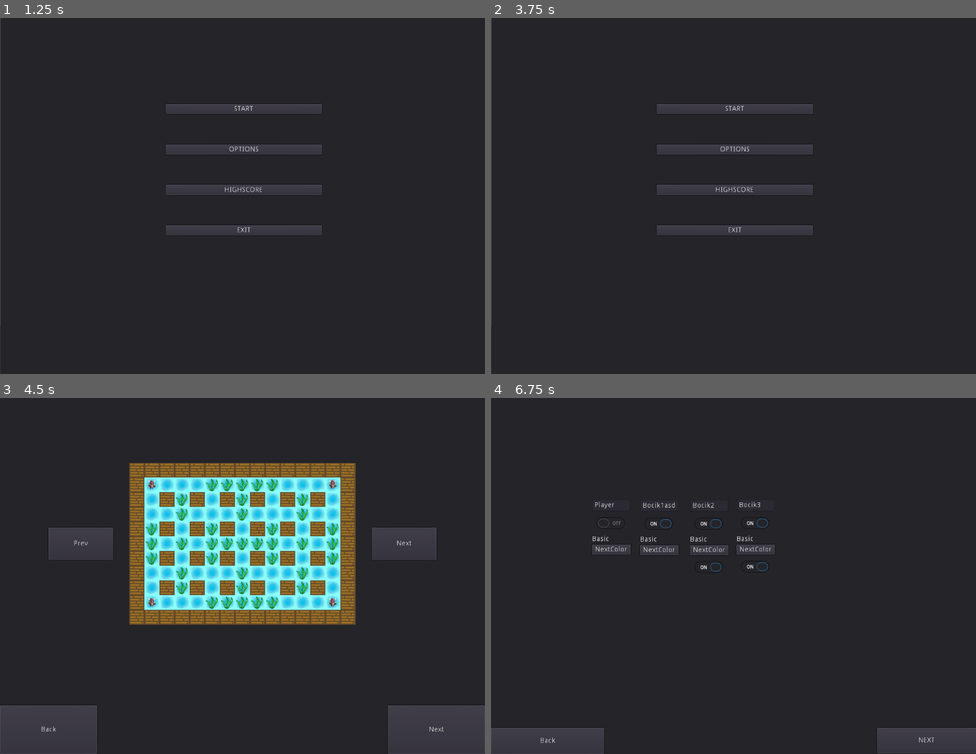
Above: before the commit, frames 1-4 (two rows, left to right).
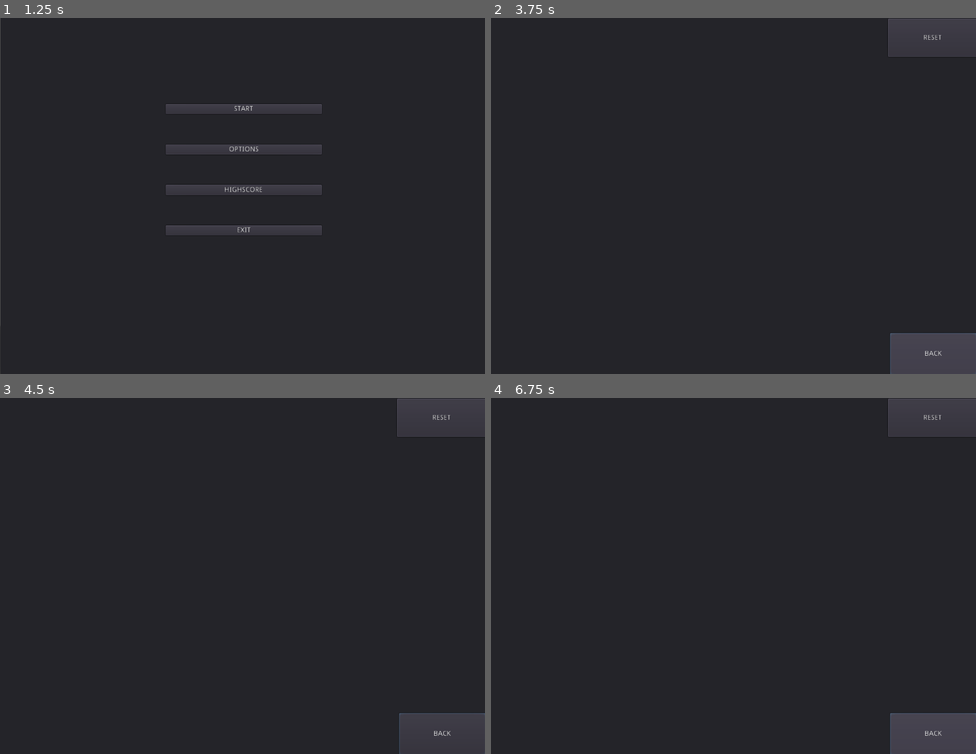
Above: after the commit, the same moments.

Repository: DominikWolek/bomber-game
Game: Godot game, scene res://GUI/MainMenuScene.tscn
Two runs of this game, one before a commit and one after it. Both use one fixed random seed, a clock stepped at 60 frames per second and the inputs below.
Inputs (mouse positions are in pixels of both pictures, inside the frame that each line leads up to):
- Up to frame 1 (1.25 s): click "Back" at 0.5 s
- Up to frame 2 (3.75 s): click "HIGHSCORE" at 1.25 s; click "Back" at 2 s; click "RESET" at 2.75 s; click "BACK" at 3.5 s
- Up to frame 3 (4.5 s): click (242, 490) at 4.25 s, where only the run before the commit has a clickable "START"
- Up to frame 4 (6.75 s): click "Back" at 5 s; click (733, 490) at 5.75 s, where only the run before the commit has a clickable "START"; click (927, 729) at 6.5 s, where only the run before the commit has a clickable "Next"

Frame 1 is identical in both runs. In frame 2, 5.7% of the frame differs, in the area x 0-100%, y 0-100%; in frame 3, 26%; in frame 4, 4.3%.

Commit message:
some refractoring
jak po mergu projekt sobie głupiego ryja nie rozwali to robie pielgrzymkie do zielonej góry

Diff:
--- a/Bomberman/Board/Board.gd
+++ b/Bomberman/Board/Board.gd
@@ -262,7 +262,7 @@
 	if(scores_arr[0].score != scores_arr[1].score): #if two players have the same score
 	#we don't save it
 		end_message = "Congratulations " + player_names[scores_arr[0].nickname] + "!\r\nYou've scored "+str(scores_arr[0].score) + " points, "
-		if(Highscore.tryToAdd(player_names[scores_arr[0].nickname], scores_arr[0].score)):
+		if(Highscore.try_to_add(player_names[scores_arr[0].nickname], scores_arr[0].score)):
 			end_message += "and you've managed to get into the highscore list!"
 		else:
 			end_message += "but you didn't make it into the highscore list!"
--- a/Bomberman/Board/KinematicBody2D.gd
+++ /dev/null
@@ -1,31 +0,0 @@
-extends KinematicBody2D
-
-export (int) var speed = 200
-
-var velocity = Vector2()
-func get_input():
-    velocity = Vector2()
-    if Input.is_action_pressed("ui_right"):
-        velocity.x += 1
-    if Input.is_action_pressed("ui_left"):
-        velocity.x -= 1
-    if Input.is_action_pressed("ui_down"):
-        velocity.y += 1
-    if Input.is_action_pressed("ui_up"):
-        velocity.y -= 1
-    velocity = velocity.normalized() * speed
-
-var danger_list = Array()
-
-func _ready():
-	get_parent().connect("explosion", self, "_on_Bomb_explosion", danger_list)
-
-func _on_Bomb_explosion(danger_list):
-	for i in danger_list:
-		print(i)
-
-func _physics_process(delta):
-	get_input()
-	move_and_slide(velocity)
-	if(Input.is_action_just_pressed("ui_select")):
-		get_parent().place_bomb(position, "test",2)
--- a/Bomberman/Bot/Bot.gd
+++ b/Bomberman/Bot/Bot.gd
@@ -89,7 +89,7 @@
 
 func winner():
 	if(!dead):
-		Highscore.tryToAdd(Name, score)
+		Highscore.try_to_add(Name, score)
 
 func _on_Bomb_explosion(danger_list, player):
 	for i in danger_list:
--- a/Bomberman/GUI/HighscoreScene.tscn
+++ b/Bomberman/GUI/HighscoreScene.tscn
@@ -1,7 +1,7 @@
 [gd_scene load_steps=4 format=2]
 
 [ext_resource path="res://GUI/ResetButton.gd" type="Script" id=1]
-[ext_resource path="res://GUI/BackButton.gd" type="Script" id=2]
+[ext_resource path="res://GUI/SoundsBackButton.gd" type="Script" id=2]
 [ext_resource path="res://GUI/RichTextLabel.gd" type="Script" id=3]
 
 [node name="Node2D" type="Node2D"]
@@ -18,7 +18,7 @@
 text = "RESET"
 script = ExtResource( 1 )
 
-[node name="BackButton" type="Button" parent="Panel"]
+[node name="SoundsBackButton" type="Button" parent="Panel"]
 margin_left = 789.93
 margin_top = 623.358
 margin_right = 960.93
@@ -34,4 +34,4 @@
 script = ExtResource( 3 )
 
 [connection signal="pressed" from="Panel/ResetButton" to="Panel/ResetButton" method="_on_ResetButton_pressed"]
-[connection signal="pressed" from="Panel/BackButton" to="Panel/BackButton" method="_on_BackButton_pressed"]
+[connection signal="pressed" from="Panel/SoundsBackButton" to="Panel/SoundsBackButton" method="_on_BackButton_pressed"]
--- a/Bomberman/GUI/RichTextLabel.gd
+++ b/Bomberman/GUI/RichTextLabel.gd
@@ -4,8 +4,8 @@
 # var a = 2
 # var b = "text"
 func reload():
-	clear()
-	var scores = Highscore.GetList()
+	text = ""
+	var scores = Highscore.get_list()
 	for i in scores:
 		add_text(i.nickname + " - " + str(i.score) )
 		newline()
--- /dev/null
+++ b/Bomberman/GUI/SoundBackButton.gd
@@ -0,0 +1,12 @@
+extends Button
+
+func _ready():
+	pass
+
+func _on_BackButton_pressed():
+	get_parent().get_node("Scores").reload()
+	var error = get_tree().change_scene( "res://GUI/MainMenuScene.tscn");
+	if error == OK:
+		pass
+	else:
+		print(error)
--- a/Bomberman/Sounds/Sounds.gd
+++ b/Bomberman/GUI/SoundsBackButton.gd
@@ -1,4 +1,4 @@
-extends Node2D
+extends Button
 
 # Declare member variables here. Examples:
 # var a = 2
@@ -6,7 +6,7 @@
 
 # Called when the node enters the scene tree for the first time.
 func _ready():
-	pass
+	pass # Replace with function body.
 
 # Called every frame. 'delta' is the elapsed time since the previous frame.
 #func _process(delta):
--- a/Bomberman/Highscore/Highscore.gd
+++ b/Bomberman/Highscore/Highscore.gd
@@ -2,64 +2,67 @@
 
 var file_name = "res://high.score"
 export var max_size = 10
-var table = []
-var _ScorePair = load("res://Highscore/ScorePair.gd")
+var _score_pair = load("res://Highscore/ScorePair.gd")
 
-func GetList():
-	var HighFile = File.new()
-	HighFile.open(file_name, File.READ)
-	var scorePair
-	table = []
+func get_list():
+	var table = []
+	var high_score_file = File.new()
+	high_score_file.open(file_name, File.READ)
+	var score_pair
+	#table = []
 
-	if(HighFile.get_len() > 0):
-		var size = int(HighFile.get_line())
+	if(high_score_file.get_len() > 0):
+		var size = int(high_score_file.get_line())
 		for i in size:
-			scorePair = _ScorePair.new()
-			scorePair.nickname = HighFile.get_line()
-			scorePair.score = int(HighFile.get_line())
-			table.append(scorePair)
+			score_pair = _score_pair.new()
+			score_pair.nickname = high_score_file.get_line()
+			score_pair.score = int(high_score_file.get_line())
+			table.append(score_pair)
 
-	else:
-		scorePair = _ScorePair.new()
-		scorePair.nickname = "_"
-		scorePair.score = 0
-		table = []
-		table.append(scorePair)
-
-	HighFile.close()
+	high_score_file.close()
 	return table
 
-func tryToAdd(nickname, score):
-	var HighFile = File.new()
-	table = GetList()
+func try_to_add(nickname, score):
+	var high_score_file = File.new()
+	var table = get_list()
+	var score_pair = _score_pair.new()
+	score_pair.nickname = nickname
+	score_pair.score = score
+	if(table.size() == 0):
+		table.push_back(score_pair)
+		high_score_file.open(file_name, File.WRITE)
+		high_score_file.store_line(str(table.size()) + "\r")
+		high_score_file.store_line(table[0].nickname + "\r")
+		high_score_file.store_line(str(table[0].score)+ "\r")
+		high_score_file.close()
+		return true
 
-	if(score > table.back().score):
+
+	if((score > table.back().score) or (table.size() < max_size)):
 		#if the score is bigger than the last score on the list,
 		#then we add it to the list
-		var scorePair = _ScorePair.new()
-		scorePair.nickname = nickname
-		scorePair.score = score
+
 		if(table.size() >= max_size):
 			#there can by only a certain number of scores
 			table.pop_back()
-		table.push_back(scorePair)
-		table.sort_custom(scorePair, "sort")
+		table.push_back(score_pair)
+		table.sort_custom(score_pair, "sort")
 
 
-		HighFile.open(file_name, File.WRITE)
-		HighFile.store_line(str(table.size()) + "\r")
+		high_score_file.open(file_name, File.WRITE)
+		high_score_file.store_line(str(table.size()) + "\r")
 		for i in table:
-			HighFile.store_line(i.nickname + "\r")
-			HighFile.store_line(str(i.score)+ "\r")
-		HighFile.close()
+			high_score_file.store_line(i.nickname + "\r")
+			high_score_file.store_line(str(i.score)+ "\r")
+		high_score_file.close()
 
 		return true
 	return false
 
 func reset():
-	var HighFile = File.new()
-	HighFile.open(file_name, File.WRITE)
-	HighFile.close()
+	var high_score_file = File.new()
+	high_score_file.open(file_name, File.WRITE)
+	high_score_file.close()
 
 func _ready():
 	pass
--- a/Bomberman/Player/Player.gd
+++ b/Bomberman/Player/Player.gd
@@ -123,7 +123,7 @@
 
 func winner():
 	if(!dead):
-		Highscore.tryToAdd(name, score)
+		Highscore.try_to_add(name, score)
 
 func _on_Bomb_explosion(danger_list, player):
 	for i in danger_list:
--- a/Bomberman/Sounds/Sounds.tscn
+++ b/Bomberman/Sounds/Sounds.tscn
@@ -1,29 +1,27 @@
-[gd_scene load_steps=7 format=2]
+[gd_scene load_steps=6 format=2]
 
-[ext_resource path="res://Sounds/Sounds.gd" type="Script" id=1]
-[ext_resource path="res://Sounds/Intro Screen.ogg" type="AudioStream" id=2]
-[ext_resource path="res://Sounds/La calahorra.ogg" type="AudioStream" id=3]
-[ext_resource path="res://Sounds/The Pirate And The Dancer.ogg" type="AudioStream" id=4]
-[ext_resource path="res://Sounds/MUSIC Game Over.wav" type="AudioStream" id=5]
-[ext_resource path="res://Sounds/Game Play music.ogg" type="AudioStream" id=6]
+[ext_resource path="res://Sounds/Intro Screen.ogg" type="AudioStream" id=1]
+[ext_resource path="res://Sounds/La calahorra.ogg" type="AudioStream" id=2]
+[ext_resource path="res://Sounds/The Pirate And The Dancer.ogg" type="AudioStream" id=3]
+[ext_resource path="res://Sounds/MUSIC Game Over.wav" type="AudioStream" id=4]
+[ext_resource path="res://Sounds/Game Play music.ogg" type="AudioStream" id=5]
 
 [node name="Node2D" type="Node2D"]
-script = ExtResource( 1 )
 
 [node name="MainMenu" type="AudioStreamPlayer" parent="." groups=[
 "Sounds",
 ]]
-stream = ExtResource( 2 )
+stream = ExtResource( 1 )
 
 [node name="La Calahorra" type="AudioStreamPlayer" parent="." groups=[
 "Sounds",
 ]]
-stream = ExtResource( 3 )
+stream = ExtResource( 2 )
 
 [node name="The Pirate And The Dancer" type="AudioStreamPlayer" parent="." groups=[
 "Sounds",
 ]]
-stream = ExtResource( 4 )
+stream = ExtResource( 3 )
 
 [node name="Explosion" type="AudioStreamPlayer2D" parent="." groups=[
 "SFX",
--- a/Bomberman/new_script.gd
+++ /dev/null
@@ -1,24 +0,0 @@
-func winnerWinnerChickenDinner():
-	var _ScorePair = load("res://Highscore/ScorePair.gd")
-	var ScorePair
-	var scoresArr: Array
-	for i in scores.keys():
-		ScorePair = _ScorePair.new()
-		ScorePair.nickname = i
-		ScorePair.score = scores[i]
-		scoresArr.append(ScorePair)
-	scoresArr.sort_custom(ScorePair, "sort")
-	var endMessage : String
-	if(scoresArr[0].score != scoresArr[1].score): #if two players have the same score
-	#we don't save it
-		endMessage = "Congratulations " + scoresArr[0].nickname + "!\r\nYou've scored "+scoresArr[0].score + " points, "
-		if(Highscore.tryToAdd(scoresArr[0].nickname, scoresArr[0].score)):
-			endMessage += "and you've mnaged to get into the highscore list!"
-		else:
-			endMessage += "but you didn't make it into the highscore list!"
-	else:
-		endMessage = "We have a tie!\r\n" + scoresArr[0].nickname + " and " + scoresArr[1].nickname + " both have " +scoresArr[0].score + " points."
-	var endLabel = RichTextLabel.new()
-	endLabel.add_text(endMessage)
-	endLabel.ALIGN_CENTER
-	add_child(endLabel)
--- a/Bomberman/test/unit/test_bot.gd
+++ b/Bomberman/test/unit/test_bot.gd
@@ -84,7 +84,7 @@
 		bot.score = 100000000
 		Highscore.reset()
 		bot.winner()
-		var scorepairs = Highscore.GetList()
+		var scorepairs = Highscore.get_list()
 		var scores = []
 		for sp in scorepairs:
 			scores.append(sp.score)
--- a/Bomberman/test/unit/test_highscore.gd
+++ b/Bomberman/test/unit/test_highscore.gd
@@ -13,7 +13,7 @@
 	var nicknames = ['nick1', '2', 'ASDASVASFFADF', 'ASDHFJHck4*&^%$##$DSAJKJ', '4355fbcvnąąąąććźźź', 'blabla6', 'spnko7', 'kiermasz8', 'winner9', 'chicken10', 'dinner11']
 	var results = [11, 10, 9, 8, 7, 6, 5, 4, 3, 2, 1]
 
-	func test_GetList():
+	func test_get_list():
 		var highscore = _highscore.instance()
 		assert_file_exists(file_name)
 		assert_eq(len(nicknames), len(results))
@@ -25,7 +25,7 @@
 			file.store_line(nicknames[i])
 			file.store_line(str(results[i]))
 		file.close()
-		var t = highscore.GetList()
+		var t = highscore.get_list()
 		assert_eq(len(t), len(nicknames))
 		for i in range(len(t)):
 			assert_eq(t[i].nickname, nicknames[i])
@@ -34,12 +34,12 @@
 		file = File.new()
 		file.open(file_name, file.WRITE)
 		file.close()
-		t = highscore.GetList()
+		t = highscore.get_list()
 		assert_eq(1, len(t))
 		assert_eq(t[0].score, 0)
 		assert_eq(t[0].nickname, '_')
 
-	func test_tryToAdd():
+	func test_try_to_add():
 		var highscore = _highscore.instance()
 		assert_file_exists(file_name)
 		assert_eq(len(nicknames), len(results))
@@ -49,9 +49,9 @@
 
 		for i in range(len(nicknames)):
 			if i < MAX_SIZE:
-				assert_true(highscore.tryToAdd(nicknames[i], results[i]))
+				assert_true(highscore.try_to_add(nicknames[i], results[i]))
 			else:
-				assert_false(highscore.tryToAdd(nicknames[i], results[i]))
+				assert_false(highscore.try_to_add(nicknames[i], results[i]))
 
 	func test_reset():
 		var highscore = _highscore.instance()
Not shown: 1 places in Bomberman/Sounds/Sounds.tscn that only renumber resources
Not shown, changed: Bomberman/high.score
